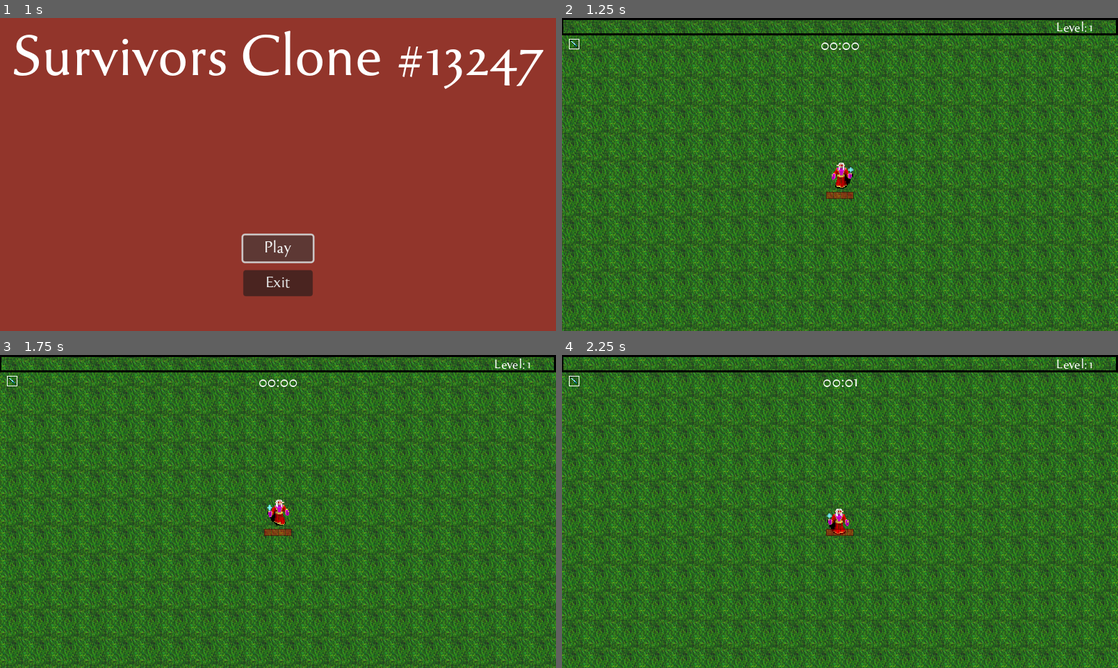
Above: before the commit, frames 1-4 (two rows, left to right).
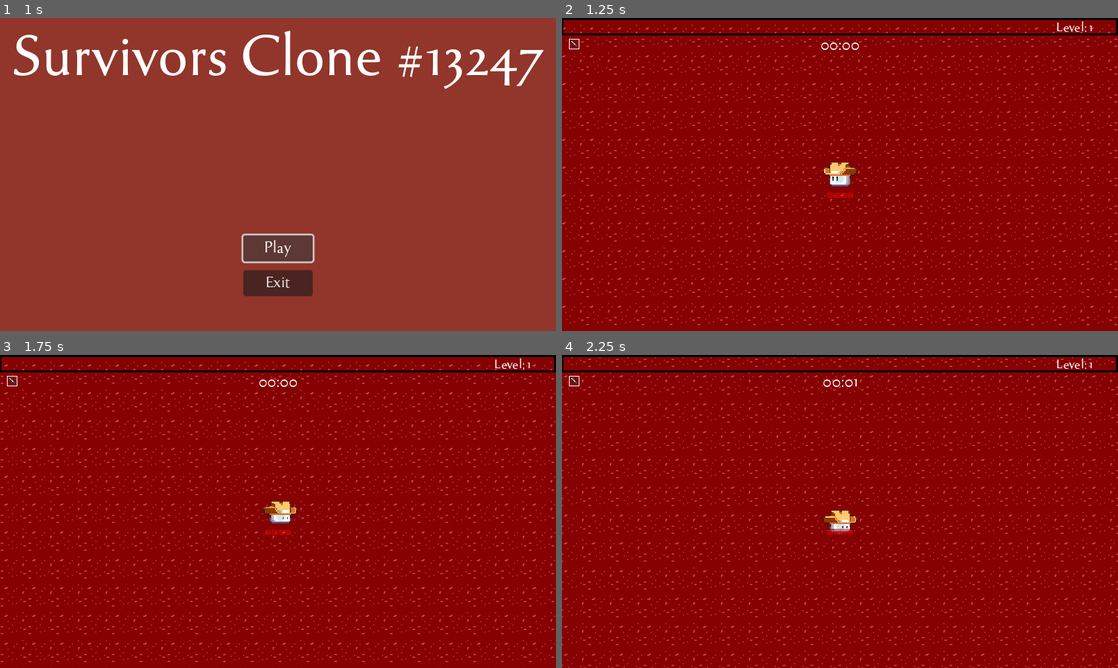
Above: after the commit, the same moments.

Repository: Magnus-Mage/GMTK-2024-Rythm
Game: Godot game, scene res://TitleScreen/menu.tscn
Same seed, same stepped clock (60 frames per second), same inputs: the game is played once before the commit and once after it. Sound files missing from this copy of the repository are replaced by a short silence.
Inputs (mouse positions are in pixels of both pictures, inside the frame that each line leads up to):
- Up to frame 1 (1 s): click "Play" at 0.5 s
- Up to frame 2 (1.25 s): no input
- Up to frame 3 (1.75 s): tap Enter at 1.25 s; move the mouse to (400, 495) at 1.27 s; press the mouse at (400, 495) at 1.28 s; hold D (right) from 1.28 s (still down)
- Up to frame 4 (2.25 s): move the mouse to (728, 527) at 2.02 s; release D (right) at 2.03 s; release the mouse at (728, 527) at 2.03 s; hold S (down) from 2.03 s (still down); click (728, 527) at 2.1 s

Frame 1 is identical in both runs. In frame 2, 99% of the frame differs, in the area x 0-100%, y 0-100%; in frame 3, 99%; in frame 4, 99%.

Commit message:
rythm added

Diff:
--- a/Enemy/enemy.gd
+++ b/Enemy/enemy.gd
@@ -68,6 +68,6 @@
 
 func apply_scaling():
 	# Adjust the size and hitbox proportionally to the player's level
-	var scale_factor = 1.0 + (player.experience_level - 1) * 0.2  # Adjust the multiplier as needed
+	var scale_factor = 0.25 + (player.experience_level - 1) * 0.2  # Adjust the multiplier as needed
 	sprite.scale = Vector2(scale_factor, scale_factor)
 	hitBox.scale = Vector2(scale_factor, scale_factor)
--- a/Enemy/enemy_kobold_weak.tscn
+++ b/Enemy/enemy_kobold_weak.tscn
@@ -1,7 +1,7 @@
 [gd_scene load_steps=12 format=3 uid="uid://gvm5jcbbgwdv"]
 
 [ext_resource type="Script" path="res://Enemy/enemy.gd" id="1_1bh7b"]
-[ext_resource type="Texture2D" uid="uid://bb2tqmla8xdg8" path="res://Textures/Enemy/kolbold_weak.png" id="2_ojadc"]
+[ext_resource type="Texture2D" uid="uid://cygv7g7b34mhi" path="res://Textures/Enemy/germ_kobold.png" id="2_lpn23"]
 [ext_resource type="PackedScene" uid="uid://xy3cvpwdy828" path="res://Utility/hurt_box.tscn" id="3_gamcv"]
 [ext_resource type="PackedScene" uid="uid://uhr6mtuisqm1" path="res://Utility/hit_box.tscn" id="4_vdnsx"]
 [ext_resource type="AudioStream" uid="uid://bi7t7cjthnhhc" path="res://Audio/SoundEffect/enemy_hit.ogg" id="5_03jve"]
@@ -27,7 +27,7 @@
 
 [sub_resource type="Animation" id="Animation_w8hns"]
 resource_name = "walk"
-length = 0.6
+length = 0.75
 loop_mode = 1
 tracks/0/type = "value"
 tracks/0/imported = false
@@ -36,10 +36,10 @@
 tracks/0/interp = 1
 tracks/0/loop_wrap = true
 tracks/0/keys = {
-"times": PackedFloat32Array(0, 0.3, 0.6),
-"transitions": PackedFloat32Array(1, 1, 1),
+"times": PackedFloat32Array(0, 0.1, 0.2, 0.3, 0.4),
+"transitions": PackedFloat32Array(1, 1, 1, 1, 1),
 "update": 1,
-"values": [0, 1, 0]
+"values": [0, 1, 2, 3, 4]
 }
 
 [sub_resource type="AnimationLibrary" id="AnimationLibrary_regpg"]
@@ -62,8 +62,8 @@
 
 [node name="Sprite2D" type="Sprite2D" parent="."]
 scale = Vector2(0.75, 0.75)
-texture = ExtResource("2_ojadc")
-hframes = 2
+texture = ExtResource("2_lpn23")
+vframes = 6
 
 [node name="CollisionShape2D" type="CollisionShape2D" parent="."]
 position = Vector2(1, 3)
--- a/Enemy/explosion.tscn
+++ b/Enemy/explosion.tscn
@@ -3,6 +3,21 @@
 [ext_resource type="Texture2D" uid="uid://1ssvsta63i3h" path="res://Textures/Enemy/explosion_pixelfied.png" id="1_xvhqw"]
 [ext_resource type="Script" path="res://Enemy/explosion.gd" id="2_d6gja"]
 [ext_resource type="AudioStream" uid="uid://bkehg6pw6gs2h" path="res://Audio/SoundEffect/enemy_death.ogg" id="2_wsm1y"]
+
+[sub_resource type="Animation" id="Animation_064th"]
+length = 0.001
+tracks/0/type = "value"
+tracks/0/imported = false
+tracks/0/enabled = true
+tracks/0/path = NodePath(".:frame")
+tracks/0/interp = 1
+tracks/0/loop_wrap = true
+tracks/0/keys = {
+"times": PackedFloat32Array(0),
+"transitions": PackedFloat32Array(1),
+"update": 1,
+"values": [0]
+}
 
 [sub_resource type="Animation" id="Animation_5pd2w"]
 resource_name = "explode"
@@ -19,21 +34,6 @@
 "transitions": PackedFloat32Array(1, 1, 1, 1, 1, 1, 1, 1, 1, 1, 1, 1, 1, 1, 1, 1, 1),
 "update": 1,
 "values": [0, 1, 2, 3, 4, 5, 6, 7, 8, 9, 10, 11, 12, 13, 14, 15, 15]
-}
-
-[sub_resource type="Animation" id="Animation_064th"]
-length = 0.001
-tracks/0/type = "value"
-tracks/0/imported = false
-tracks/0/enabled = true
-tracks/0/path = NodePath(".:frame")
-tracks/0/interp = 1
-tracks/0/loop_wrap = true
-tracks/0/keys = {
-"times": PackedFloat32Array(0),
-"transitions": PackedFloat32Array(1),
-"update": 1,
-"values": [0]
 }
 
 [sub_resource type="AnimationLibrary" id="AnimationLibrary_w1lln"]
--- a/Player/Attack/ice_spear.tscn
+++ b/Player/Attack/ice_spear.tscn
@@ -1,7 +1,7 @@
 [gd_scene load_steps=5 format=3 uid="uid://wpliv06gy0pq"]
 
 [ext_resource type="Script" path="res://Player/Attack/ice_spear.gd" id="1_4el3j"]
-[ext_resource type="Texture2D" uid="uid://jjt1rh5e2jcp" path="res://Textures/Items/Weapons/ice_spear.png" id="1_nhh0e"]
+[ext_resource type="Texture2D" uid="uid://ckk36r2nw8i4y" path="res://Textures/Items/Weapons/injection_ice_spear.png" id="2_ytvij"]
 [ext_resource type="AudioStream" uid="uid://cl3g2vts3nyt0" path="res://Audio/SoundEffect/ice.wav" id="3_esswn"]
 
 [sub_resource type="RectangleShape2D" id="RectangleShape2D_p4tiy"]
@@ -15,7 +15,9 @@
 script = ExtResource("1_4el3j")
 
 [node name="Sprite2D" type="Sprite2D" parent="."]
-texture = ExtResource("1_nhh0e")
+rotation = -3.93572
+scale = Vector2(0.116, 0.125)
+texture = ExtResource("2_ytvij")
 
 [node name="CollisionShape2D" type="CollisionShape2D" parent="."]
 position = Vector2(0.500001, -0.999999)
--- a/Player/Attack/tornado.tscn
+++ b/Player/Attack/tornado.tscn
@@ -1,7 +1,7 @@
 [gd_scene load_steps=5 format=3 uid="uid://bis78tmxnqw4c"]
 
-[ext_resource type="Texture2D" uid="uid://c5y0r4crcqjdp" path="res://Textures/Items/Weapons/tornado.png" id="1_7stu1"]
 [ext_resource type="Script" path="res://Player/Attack/tornado.gd" id="1_x0aq0"]
+[ext_resource type="Texture2D" uid="uid://cg0wd5r8y53hu" path="res://Textures/Items/Weapons/medicine_bottle.png" id="2_fbfy5"]
 [ext_resource type="AudioStream" uid="uid://r7omweq2u12i" path="res://Audio/SoundEffect/tornado.ogg" id="3_ihvf8"]
 
 [sub_resource type="RectangleShape2D" id="RectangleShape2D_dd51k"]
@@ -15,7 +15,10 @@
 script = ExtResource("1_x0aq0")
 
 [node name="Sprite2D" type="Sprite2D" parent="."]
-texture = ExtResource("1_7stu1")
+position = Vector2(9.53674e-07, 0)
+scale = Vector2(0.081, 0.081)
+texture = ExtResource("2_fbfy5")
+offset = Vector2(30.61, 0)
 
 [node name="CollisionShape2D" type="CollisionShape2D" parent="."]
 position = Vector2(0.5, 1)
--- a/Player/player.gd
+++ b/Player/player.gd
@@ -55,6 +55,7 @@
 
 @onready var sprite = $Sprite2D
 @onready var walkTimer = get_node("%walkTimer")
+@onready var anim_player = $AnimationPlayer
 
 #GUI
 @onready var expBar = get_node("%ExperienceBar")
@@ -102,6 +103,7 @@
 	var x_mov = Input.get_action_strength("right") - Input.get_action_strength("left")
 	var y_mov = Input.get_action_strength("down") - Input.get_action_strength("up")
 	var mov = Vector2(x_mov, y_mov)
+	anim_player.play("idle")
 
 	if mov != Vector2.ZERO and not key_pressed:
 		key_pressed = true
--- a/Player/player.tscn
+++ b/Player/player.tscn
@@ -1,7 +1,7 @@
-[gd_scene load_steps=18 format=3 uid="uid://dncgepmkc4jf4"]
+[gd_scene load_steps=21 format=3 uid="uid://dncgepmkc4jf4"]
 
 [ext_resource type="Script" path="res://Player/player.gd" id="1_37q80"]
-[ext_resource type="Texture2D" uid="uid://doa3scrwgj2oq" path="res://Textures/Player/player_sprite.png" id="1_jefax"]
+[ext_resource type="Texture2D" uid="uid://cr35ni3rmhgxr" path="res://Textures/Player/player_blob.png" id="2_nmf74"]
 [ext_resource type="PackedScene" uid="uid://xy3cvpwdy828" path="res://Utility/hurt_box.tscn" id="3_gs51i"]
 [ext_resource type="Texture2D" uid="uid://dx7xx6vfahxlq" path="res://Textures/GUI/exp_background.png" id="4_pbpj5"]
 [ext_resource type="Texture2D" uid="uid://dlx33roiu0vlj" path="res://Textures/GUI/exp_progress.png" id="5_5ive2"]
@@ -28,13 +28,52 @@
 
 [sub_resource type="CircleShape2D" id="CircleShape2D_6vwp8"]
 
+[sub_resource type="Animation" id="Animation_5c5th"]
+resource_name = "idle"
+length = 0.7
+loop_mode = 1
+tracks/0/type = "value"
+tracks/0/imported = false
+tracks/0/enabled = true
+tracks/0/path = NodePath("Sprite2D:frame")
+tracks/0/interp = 1
+tracks/0/loop_wrap = true
+tracks/0/keys = {
+"times": PackedFloat32Array(0, 0.1, 0.2, 0.3, 0.4),
+"transitions": PackedFloat32Array(1, 1, 1, 1, 1),
+"update": 1,
+"values": [0, 1, 2, 3, 4]
+}
+
+[sub_resource type="Animation" id="Animation_6rdfr"]
+length = 0.001
+tracks/0/type = "value"
+tracks/0/imported = false
+tracks/0/enabled = true
+tracks/0/path = NodePath("Sprite2D:frame")
+tracks/0/interp = 1
+tracks/0/loop_wrap = true
+tracks/0/keys = {
+"times": PackedFloat32Array(0),
+"transitions": PackedFloat32Array(1),
+"update": 1,
+"values": [0]
+}
+
+[sub_resource type="AnimationLibrary" id="AnimationLibrary_2orcj"]
+_data = {
+"RESET": SubResource("Animation_6rdfr"),
+"idle": SubResource("Animation_5c5th")
+}
+
 [node name="Player" type="CharacterBody2D" groups=["player"]]
 motion_mode = 1
 script = ExtResource("1_37q80")
 
 [node name="Sprite2D" type="Sprite2D" parent="."]
-texture = ExtResource("1_jefax")
-hframes = 2
+scale = Vector2(0.243743, 0.243743)
+texture = ExtResource("2_nmf74")
+vframes = 5
 
 [node name="Camera2D" type="Camera2D" parent="."]
 position_smoothing_enabled = true
@@ -242,6 +281,11 @@
 offset_right = 208.0
 offset_bottom = 56.0
 columns = 10
+
+[node name="AnimationPlayer" type="AnimationPlayer" parent="."]
+libraries = {
+"": SubResource("AnimationLibrary_2orcj")
+}
 
 [connection signal="hurt" from="HurtBox" to="." method="_on_hurt_box_hurt"]
 [connection signal="timeout" from="Attack/IceSpearTimer" to="." method="_on_ice_spear_timer_timeout"]
--- /dev/null
+++ b/Rythm/idle_arrow_left.gd
@@ -0,0 +1,27 @@
+extends Area2D
+
+@onready var animp = $AnimationPlayer
+@onready var sound1 = $Sound1  # First sound
+@onready var sound2 = $Sound2  # Second sound
+
+var sensor = 0
+var trigger_count = 0  # To keep track of how many times the action is triggered
+
+func _process(delta):
+	# Sensor and pressed "Good"
+	if sensor == 1:
+		if Input.is_action_just_pressed("right") or Input.is_action_just_pressed("left") or Input.is_action_just_pressed("up") or Input.is_action_just_pressed("down"):
+			animp.play("good")
+			trigger_count += 1  # Increment the trigger count
+
+			# Play different sounds based on the trigger count
+			if trigger_count % 5 == 0:
+				sound2.play()  # Play the second sound on every 5th trigger
+			else:
+				sound1.play()  # Play the first sound on all other triggers
+
+func _Idle_ArrowLeft_on_area_shape_entered(area_rid, area, area_shape_index, local_shape_index):
+	sensor = 1
+
+func _Idle_ArrowLeft_on_area_shape_exited(area_rid, area, area_shape_index, local_shape_index):
+	sensor = 0
--- a/Rythm/idle_arrow_left.tscn
+++ b/Rythm/idle_arrow_left.tscn
@@ -1,17 +1,57 @@
-[gd_scene load_steps=4 format=3 uid="uid://btorw0aljk63c"]
+[gd_scene load_steps=9 format=3 uid="uid://btorw0aljk63c"]
 
 [ext_resource type="Texture2D" uid="uid://b3ivca5fufhwe" path="res://Textures/arrow_button/left/arrow_button_left3.png" id="1_8k12h"]
+[ext_resource type="Script" path="res://Rythm/idle_arrow_left.gd" id="1_ujxfj"]
 [ext_resource type="Texture2D" uid="uid://c1x2hm7qx33fh" path="res://Textures/arrow_button/left/arrow_button_left2.png" id="2_gfe3t"]
+[ext_resource type="AudioStream" uid="uid://cvighfuoxw2kx" path="res://Audio/SoundEffect/beat1.wav" id="4_qwm20"]
 
 [sub_resource type="RectangleShape2D" id="RectangleShape2D_pjcbu"]
 size = Vector2(24, 24)
 
+[sub_resource type="Animation" id="Animation_g4cc7"]
+resource_name = "good"
+tracks/0/type = "value"
+tracks/0/imported = false
+tracks/0/enabled = true
+tracks/0/path = NodePath(".:modulate")
+tracks/0/interp = 1
+tracks/0/loop_wrap = true
+tracks/0/keys = {
+"times": PackedFloat32Array(0, 1),
+"transitions": PackedFloat32Array(1, 1),
+"update": 0,
+"values": [Color(1, 1, 1, 1), Color(1, 1, 1, 0)]
+}
+
+[sub_resource type="Animation" id="Animation_oyduw"]
+length = 0.001
+tracks/0/type = "value"
+tracks/0/imported = false
+tracks/0/enabled = true
+tracks/0/path = NodePath(".:modulate")
+tracks/0/interp = 1
+tracks/0/loop_wrap = true
+tracks/0/keys = {
+"times": PackedFloat32Array(0),
+"transitions": PackedFloat32Array(1),
+"update": 0,
+"values": [Color(1, 1, 1, 0)]
+}
+
+[sub_resource type="AnimationLibrary" id="AnimationLibrary_qgob2"]
+_data = {
+"RESET": SubResource("Animation_oyduw"),
+"good": SubResource("Animation_g4cc7")
+}
+
 [node name="Idle_ArrowLeft" type="Area2D"]
+script = ExtResource("1_ujxfj")
 
 [node name="Sprite2D_Idle" type="Sprite2D" parent="."]
 texture = ExtResource("1_8k12h")
 
 [node name="Sprite2D_Good" type="Sprite2D" parent="."]
+modulate = Color(1, 1, 1, 0)
 texture = ExtResource("2_gfe3t")
 
 [node name="CollisionShape2D" type="CollisionShape2D" parent="."]
@@ -19,3 +59,15 @@
 
 [node name="AnimationPlayer" type="AnimationPlayer" parent="."]
 root_node = NodePath("../Sprite2D_Good")
+libraries = {
+"": SubResource("AnimationLibrary_qgob2")
+}
+
+[node name="Sound1" type="AudioStreamPlayer" parent="."]
+stream = ExtResource("4_qwm20")
+
+[node name="Sound2" type="AudioStreamPlayer" parent="."]
+stream = ExtResource("4_qwm20")
+
+[connection signal="area_shape_entered" from="." to="." method="_Idle_ArrowLeft_on_area_shape_entered"]
+[connection signal="area_shape_exited" from="." to="." method="_Idle_ArrowLeft_on_area_shape_exited"]
--- a/Rythm/move_arrow_left.gd
+++ b/Rythm/move_arrow_left.gd
@@ -20,13 +20,15 @@
 	if sensor == 1:
 		#Add  Global > new
 		if Global.sensor_AL == 1:
-			if Input.is_action_just_pressed("right") or Input.is_action_just_pressed("left") or Input.is_action_just_pressed("left") or Input.is_action_just_pressed("left") :
+			if Input.is_action_just_pressed("right") or Input.is_action_just_pressed("left") or Input.is_action_just_pressed("up") or Input.is_action_just_pressed("down") :
 				queue_free()
 
-func _on_area_shape_entered(area_rid, area, area_shape_index, local_shape_index):
+
+
+
+func _Move_ArrowLeft_on_area_shape_entered(area_rid, area, area_shape_index, local_shape_index):
 	sensor = 1
 
 
-
-func _on_area_shape_exited(area_rid, area, area_shape_index, local_shape_index):
+func _Move_ArrowLeft_on_area_shape_exited(area_rid, area, area_shape_index, local_shape_index):
 	sensor = 0
--- a/Rythm/move_arrow_left.tscn
+++ b/Rythm/move_arrow_left.tscn
@@ -15,5 +15,5 @@
 [node name="CollisionShape2D" type="CollisionShape2D" parent="."]
 shape = SubResource("RectangleShape2D_7f8cf")
 
-[connection signal="area_shape_entered" from="." to="." method="_on_area_shape_entered"]
-[connection signal="area_shape_exited" from="." to="." method="_on_area_shape_exited"]
+[connection signal="area_shape_entered" from="." to="." method="_Move_ArrowLeft_on_area_shape_entered"]
+[connection signal="area_shape_exited" from="." to="." method="_Move_ArrowLeft_on_area_shape_exited"]
--- a/Rythm/rythm_game.tscn
+++ b/Rythm/rythm_game.tscn
@@ -1,8 +1,12 @@
-[gd_scene load_steps=2 format=3 uid="uid://7q8h2lps383x"]
+[gd_scene load_steps=3 format=3 uid="uid://7q8h2lps383x"]
 
+[ext_resource type="PackedScene" uid="uid://btorw0aljk63c" path="res://Rythm/idle_arrow_left.tscn" id="1_05ram"]
 [ext_resource type="PackedScene" uid="uid://4ceovyjeghrq" path="res://Rythm/move_arrow_left.tscn" id="1_rl7d2"]
 
 [node name="RythmGame" type="Node2D"]
 
+[node name="Idle_ArrowLeft" parent="." instance=ExtResource("1_05ram")]
+position = Vector2(408, 64)
+
 [node name="Move_ArrowLeft" parent="." instance=ExtResource("1_rl7d2")]
-position = Vector2(615, 47)
+position = Vector2(592, 64)
--- a/World/world.tscn
+++ b/World/world.tscn
@@ -1,6 +1,6 @@
 [gd_scene load_steps=21 format=3 uid="uid://du6qbgqucaqov"]
 
-[ext_resource type="Texture2D" uid="uid://b6umklllf2jsl" path="res://Textures/dirt_full_new.png" id="1_3v41d"]
+[ext_resource type="Texture2D" uid="uid://b7wfofg1aw6lq" path="res://Textures/Player/world_red.png" id="1_fg8i3"]
 [ext_resource type="PackedScene" uid="uid://dncgepmkc4jf4" path="res://Player/player.tscn" id="2_40uwv"]
 [ext_resource type="PackedScene" uid="uid://ba2claihwes2y" path="res://Utility/enemy_spawner.tscn" id="3_p01g4"]
 [ext_resource type="PackedScene" uid="uid://gvm5jcbbgwdv" path="res://Enemy/enemy_kobold_weak.tscn" id="4_ee8bm"]
@@ -9,7 +9,7 @@
 [ext_resource type="PackedScene" uid="uid://bok7kd2psi5gl" path="res://Enemy/enemy_cyclops.tscn" id="7_unri0"]
 [ext_resource type="PackedScene" uid="uid://hcjnrdsb563h" path="res://Enemy/enemy_juggernaut.tscn" id="8_ltymd"]
 [ext_resource type="PackedScene" uid="uid://btf7clk4jja87" path="res://Enemy/enemy_super.tscn" id="9_xs42h"]
-[ext_resource type="AudioStream" uid="uid://bbufl4r1ou1rw" path="res://Audio/Music/battleThemeA.mp3" id="10_rk3we"]
+[ext_resource type="AudioStream" uid="uid://dkhcddjcnwox2" path="res://Audio/Music/graze-the-roof-181202.mp3" id="10_1jw66"]
 [ext_resource type="Script" path="res://Audio/Music/snd_Music.gd" id="11_ovtx6"]
 
 [sub_resource type="Resource" id="Resource_03m25"]
@@ -89,7 +89,7 @@
 [node name="Background" type="Sprite2D" parent="."]
 texture_filter = 2
 texture_repeat = 2
-texture = ExtResource("1_3v41d")
+texture = ExtResource("1_fg8i3")
 region_enabled = true
 region_rect = Rect2(-4000, -4000, 4000, 4000)
 
@@ -102,8 +102,8 @@
 
 [node name="snd_Music" type="AudioStreamPlayer" parent="."]
 process_mode = 3
-stream = ExtResource("10_rk3we")
-volume_db = -15.0
+stream = ExtResource("10_1jw66")
+volume_db = 1.5
 autoplay = true
 script = ExtResource("11_ovtx6")
 
Binary file added: Textures/Enemy/germ_kobold.png
Binary file added: Textures/Player/player_blob.png
Binary file added: Textures/Player/world_red.png
Not shown, added: Audio/Music/Graze the Roof _ Plants vs Zombies Theme (No copyright).mp3
Not shown, added: Audio/Music/graze-the-roof-181202.mp3
Not shown, added: Audio/SoundEffect/beat1.wav
